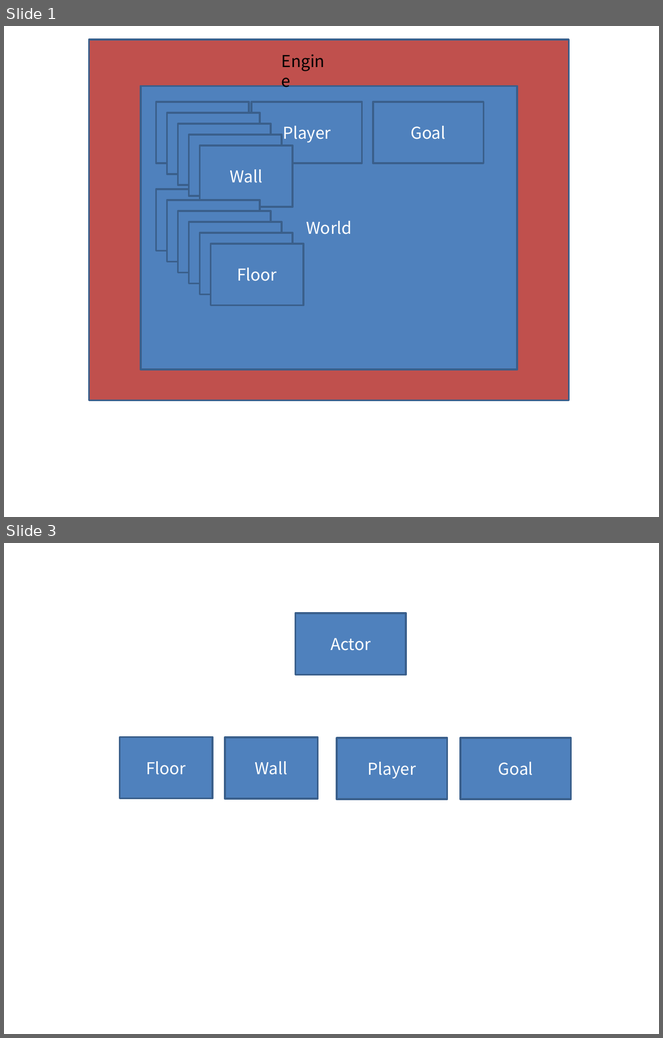
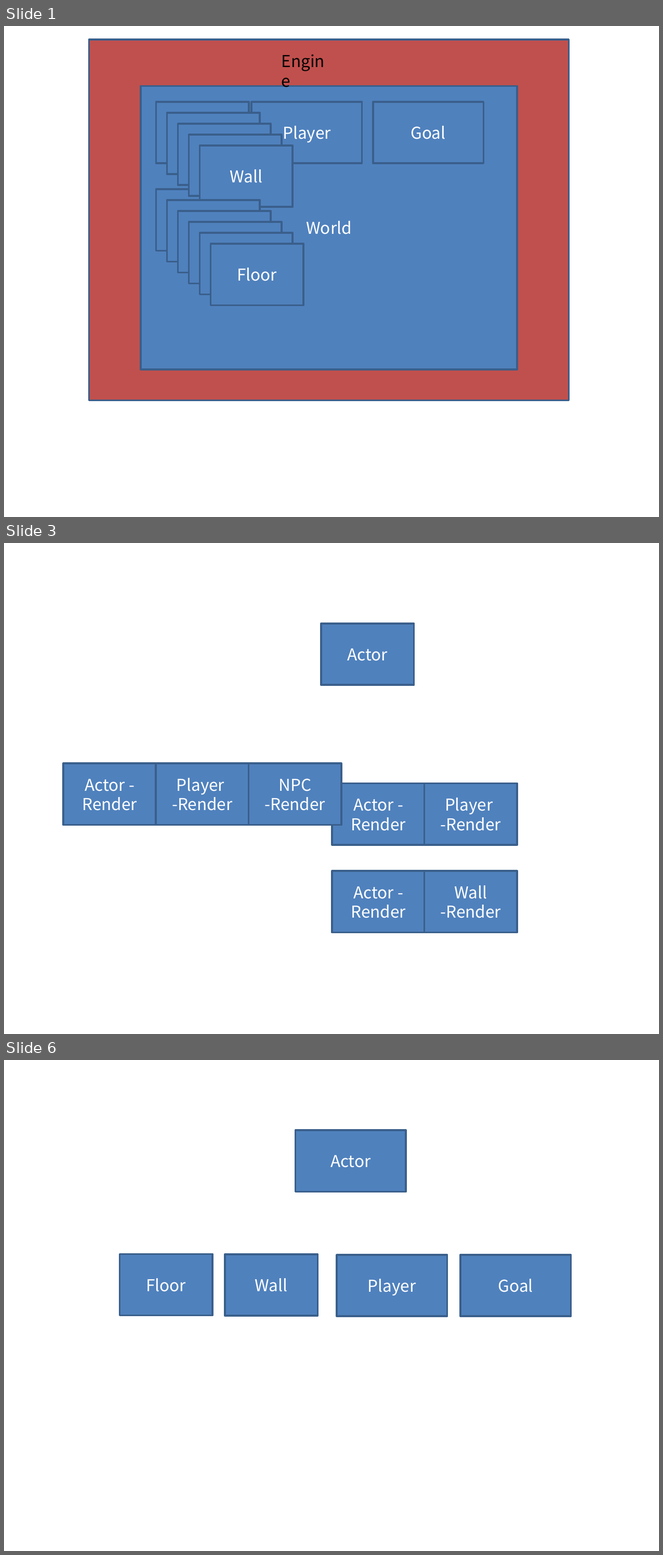
Before and after one commit to junios-ygl/20211012, a slide deck: 클래스.pptx. Shown one above the other, each under a label of ours: slides 1 and 3 before the commit, slides 1, 3 and 6 after it; the slides between them are not shown. The pictures are 663x1038 and 663x1555 pixels, drawn with LibreOffice and Linux fonts; fonts in the diff are those of the drawing. Boxes give left, top, right and bottom in pixels: in the first picture for what was removed or moved away, otherwise in the second. Text is boxed around its words. In the diff, an @@ line names an element or a change of style, - is before the commit and + after.

```diff
--- a/클래스.pptx
+++ b/클래스.pptx
@@ slide 3 added at [4, 543, 659, 1034], background #FFFFFF @@
@@ rectangle added at [321, 624, 414, 685], fill #4F81BD, outline #3A5F8C 2 pt, 18 pt, text #FFFFFF @@
+Actor
@@ rectangle added at [64, 764, 157, 825], fill #4F81BD, outline #3A5F8C 2 pt, 18 pt, text #FFFFFF @@
+Actor - Render
@@ rectangle added at [156, 764, 249, 825], fill #4F81BD, outline #3A5F8C 2 pt, 18 pt, text #FFFFFF @@
+Player -Render
@@ rectangle added at [248, 764, 341, 825], fill #4F81BD, outline #3A5F8C 2 pt, 18 pt, text #FFFFFF @@
+NPC -Render
@@ rectangle added at [332, 783, 425, 845], fill #4F81BD, outline #3A5F8C 2 pt, 18 pt, text #FFFFFF @@
+Actor - Render
@@ rectangle added at [425, 783, 518, 845], fill #4F81BD, outline #3A5F8C 2 pt, 18 pt, text #FFFFFF @@
+Player -Render
@@ rectangle added at [332, 871, 425, 933], fill #4F81BD, outline #3A5F8C 2 pt, 18 pt, text #FFFFFF @@
+Actor - Render
@@ rectangle added at [425, 871, 518, 933], fill #4F81BD, outline #3A5F8C 2 pt, 18 pt, text #FFFFFF @@
+Wall -Render
@@ what was slide 3 is now slide 6 @@
```
Also in this commit, not shown: 1 slide changed, 2 other slides added, 1 other file.
